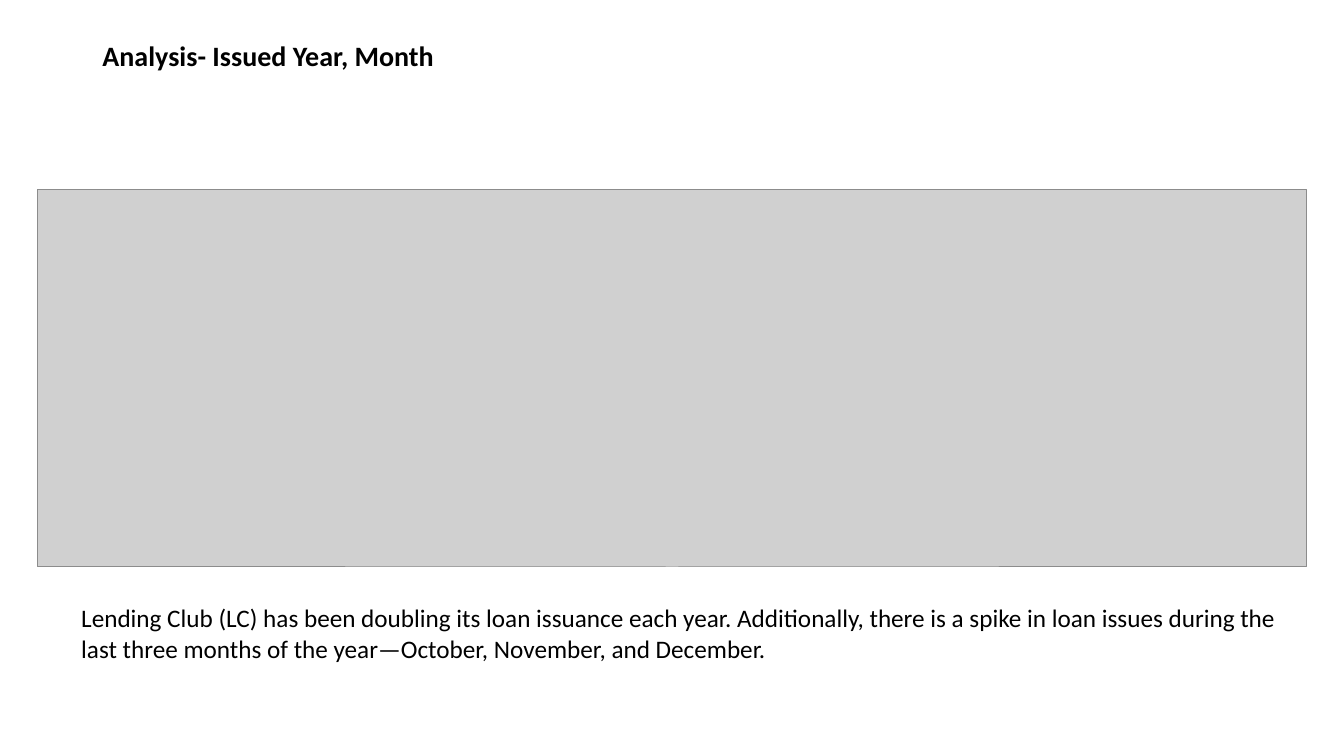
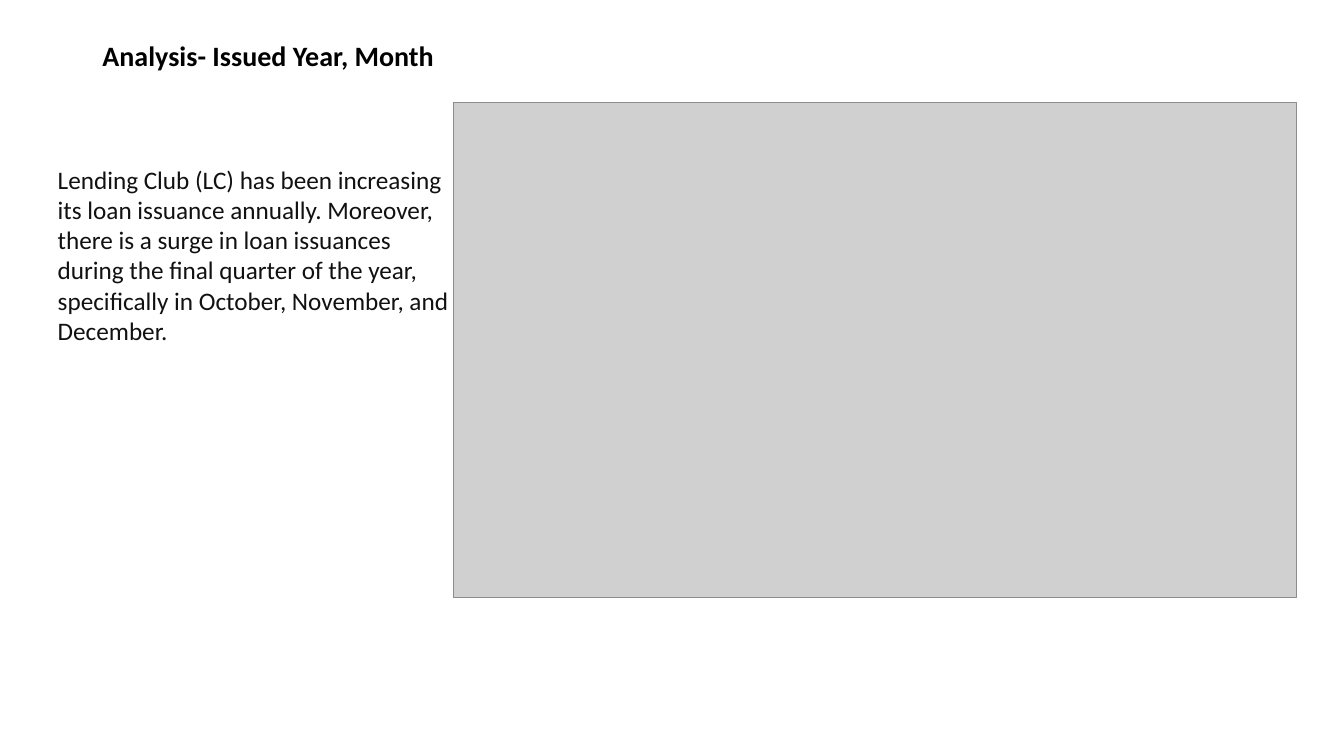
Before and after one commit to mkomera/Lending_ClubCase_Study, a slide deck: slide 5 of Lending_Club_Case_study.pptx (slide 4 before the commit). Drawn at 1344x756 pixels with LibreOffice and Linux fonts; fonts in the diff are those of the drawing; grey boxes stand for pictures. Boxes give left, top, right and bottom in pixels: in the first picture for what was removed or moved away, otherwise in the second. Text is boxed around its words. In the diff, an @@ line names an element or a change of style, - is before the commit and + after.

```diff
--- a/Lending_Club_Case_study.pptx
+++ b/Lending_Club_Case_study.pptx
@@ picture: place and size @@
-picture at (37, 190, 1307, 568)
+picture at (454, 103, 1297, 598)
@@ text at (58, 170, 448, 340): text changed; text colour #000000 to #111111 @@
-Lending Club (LC) has been doubling its loan issuance each year. Additionally, there is a spike in loan issues during the last three months of the year—October, November, and December.
+Lending Club (LC) has been increasing its loan issuance annually. Moreover, there is a surge in loan issuances during the final quarter of the year, specifically in October, November, and December.
```
Also in this commit, not shown: 5 other slides changed, 5 slides added, 2 slides removed.
